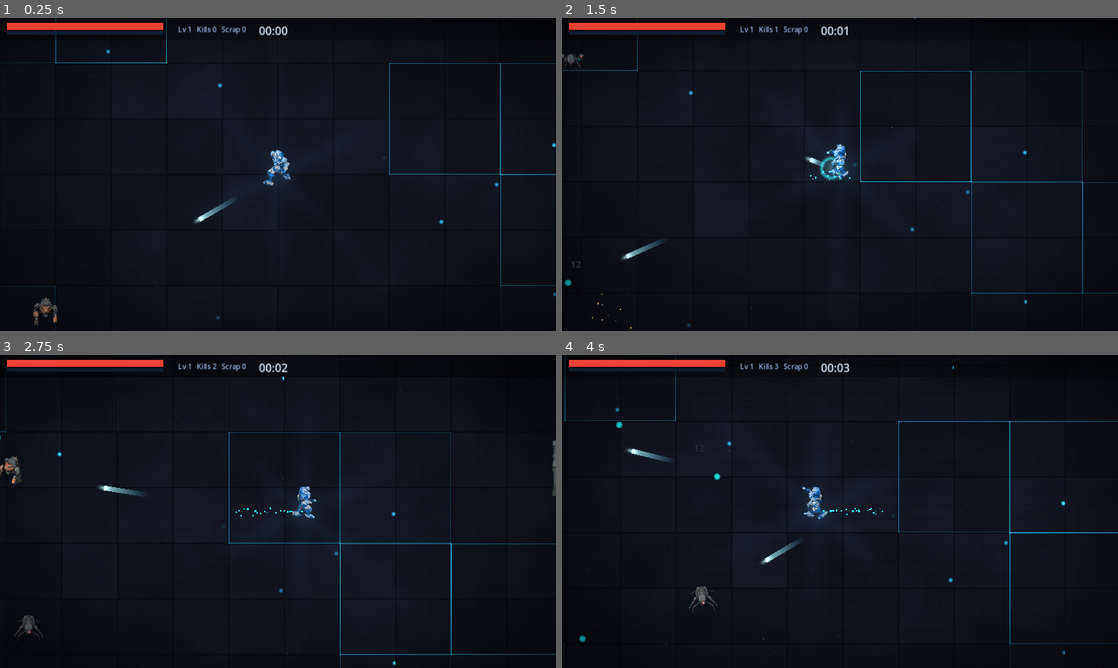
Above: before the commit, frames 1-4 (two rows, left to right).
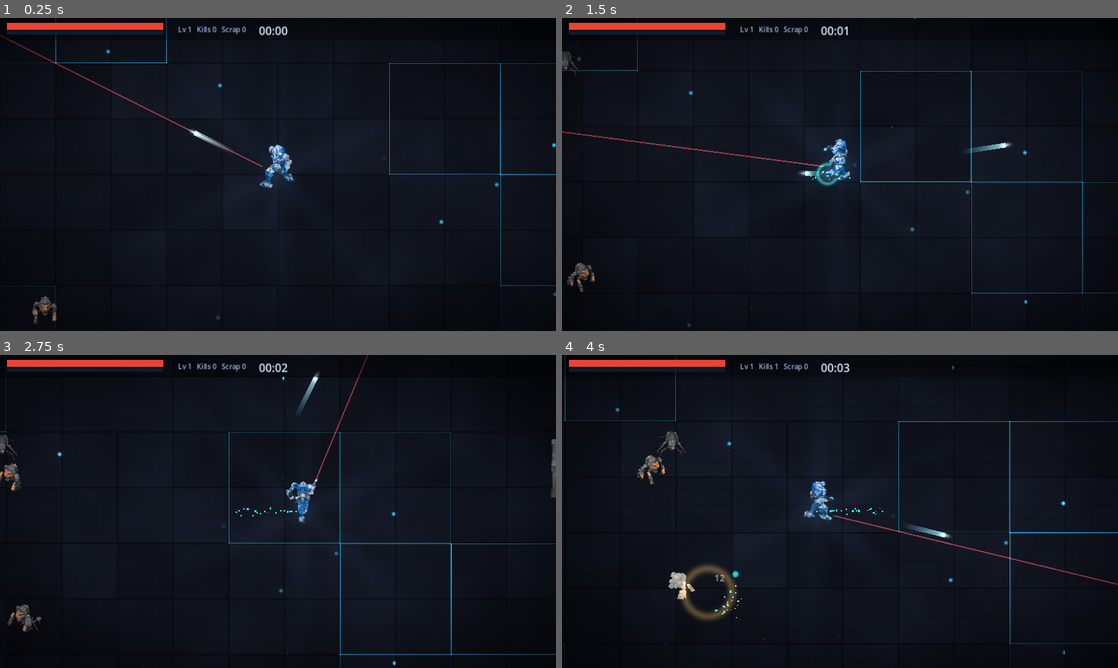
Above: after the commit, the same moments.

Repository: MalikChekour/mecha-forge-
Game: Godot game, scene res://scenes/Main.tscn
Two runs of this game, one before a commit and one after it. Both use one fixed random seed, a clock stepped at 60 frames per second and the inputs below.
Inputs (mouse positions are in pixels of both pictures, inside the frame that each line leads up to):
- Up to frame 1 (0.25 s): no input
- Up to frame 2 (1.5 s): move the mouse to (962, 158) at 0.52 s; hold Right (ui_right) 0.53-1.25 s; click (962, 158) at 0.67 s; drag from (728, 190) to (578, 58) at 1.27 s
- Up to frame 3 (2.75 s): move the mouse to (333, 442) at 2.02 s; hold Right (ui_right) from 2.03 s (still down); click (333, 442) at 2.17 s
- Up to frame 4 (4 s): release Right (ui_right) at 2.75 s; drag from (812, 574) to (589, 624) at 2.77 s; move the mouse to (1006, 558) at 3.52 s; hold Left (ui_left) from 3.53 s (still down); click (1006, 558) at 3.67 s

The runs differ from the first frame. In frame 1, 0.9% of the frame differs, in the area x 0-53%, y 5-99%; in frame 2, 1.4%; in frame 3, 1.3%; in frame 4, 2.4%, in the area x 3-100%, y 2-92%.

Commit message:
Council batch: manual aim+laser, enemy attacks/type, ranged fire, destructible cover
Delegated to GLM-5.2 + Qwen3-Coder, reviewed + integrated + headless-validated by me:
- Player.gd (GLM-5.2): MANUAL AIM (mouse + right touch-stick) with a red LASER SIGHT
  + dot; fires toward aim; bigger mecha (190px); added to group "player". Bot aims nearest.
- Enemy.gd (GLM-5.2): per-type behavior from def — rush (melee), ranged (kite to
  prefer_dist + shoot every attack_cd via game.spawn_enemy_bolt), dasher (wind-up +
  dash). Keeps steering/separation + deferred death.
- EnemyProjectile.gd (GLM-5.2): enemy bolt, hits player (mask 1) + blocked by cover (8).
- PropScatter.gd (Qwen3-Coder): props are now DESTRUCTIBLE COVER (StaticBody layer 8,
  group "cover", hp, hit-flash, drops scrap, wreck = heavy obstacle).
- Game hooks: spawn_enemy_bolt + spawn_scrap; player collision_mask=8 (cover blocks
  movement); Projectile masks 2|8 + body_entered destroys cover; EnemySpawner defs get
  behavior/attack per type + new "spitter" ranged enemy.
- vanguard2 4-dir sheets baked (idle/walk/attack/die) for the upcoming transform form.
Headless SMOKE PASS (enemies now damage the player -> hp<100), web verified (0 console err).

Co-Authored-By: Claude Fable 5 <noreply@anthropic.com>

Diff:
--- a/game/actors/Enemy.gd
+++ b/game/actors/Enemy.gd
@@ -10,6 +10,11 @@
 var rank: int = 0
 var alive: bool = true
 
+var behavior: String = "rush"
+var attack_dmg: float = 0.0
+var attack_cd: float = 1.0
+var prefer_dist: float = 340.0
+
 var _spr: Sprite2D
 var _mat: ShaderMaterial
 var _frames: int = 1
@@ -23,11 +28,24 @@
 var _speed_mult: float = 1.0
 var _wander_phase: float = 0.0
 
+# Attack internals
+var _atk_cd: float = 0.0
+var _phase: int = 0
+var _phase_timer: float = 0.0
+var _dash_dir: Vector2 = Vector2.ZERO
+var _strafe_dir: float = 1.0
+var _strafe_timer: float = 0.0
+
 # Tuning constants
 const _ACCEL: float = 700.0
 const _SEP_RADIUS: float = 50.0
 const _SEP_FORCE: float = 200.0
 const _WANDER_STR: float = 35.0
+
+# Dasher phases
+const _PH_DASH_WIND: int = 0
+const _PH_DASH_ACTIVE: int = 1
+const _PH_DASH_COOLDOWN: int = 2
 
 func setup(k: String, def: Dictionary, plr: Node2D, g: Node) -> void:
 	kind = k
@@ -38,10 +56,18 @@
 	contact_dmg = float(def.get("dmg", 8.0))
 	rank = int(def.get("rank", 0))
 
+	behavior = String(def.get("behavior", "rush"))
+	attack_dmg = float(def.get("attack_dmg", 0.0))
+	attack_cd = float(def.get("attack_cd", 1.0))
+	prefer_dist = float(def.get("prefer_dist", 340.0))
+
 	# Initialize per-enemy variety
 	_speed_mult = randf_range(0.85, 1.15)
 	_wander_phase = randf() * TAU
 	velocity = Vector2.ZERO
+
+	_atk_cd = attack_cd
+	_strafe_dir = 1.0 if randf() > 0.5 else -1.0
 
 	add_to_group("enemies")
 	collision_layer = 2
@@ -86,16 +112,81 @@
 	var desired_vel: Vector2 = Vector2.ZERO
 	var player_valid: bool = player != null and is_instance_valid(player) and GameState.alive
 
+	# General timers
+	_atk_cd -= delta
+	if _atk_cd < 0.0:
+		_atk_cd = 0.0
+
+	_contact_cd -= delta
+	if _contact_cd < 0.0:
+		_contact_cd = 0.0
+
 	if player_valid:
 		var to_player: Vector2 = player.global_position - global_position
 		var dist_sq: float = to_player.length_squared()
 		var dist: float = sqrt(dist_sq)
 
+		# 1. Base Seek Velocity
 		if dist > 1.0:
 			var dir: Vector2 = to_player / dist
 
-			# 1. Base Seek Velocity
-			desired_vel = dir * speed * _speed_mult
+			if behavior == "ranged":
+				var dist_margin: float = 40.0
+				if dist > prefer_dist + dist_margin:
+					desired_vel = dir * speed * _speed_mult
+				elif dist < prefer_dist - dist_margin:
+					desired_vel = -dir * speed * _speed_mult
+				else:
+					_strafe_timer -= delta
+					if _strafe_timer <= 0.0:
+						_strafe_dir *= -1.0
+						_strafe_timer = randf_range(1.0, 2.5)
+					var perp: Vector2 = Vector2(-dir.y, dir.x)
+					desired_vel = perp * _strafe_dir * speed * _speed_mult * 0.75
+
+			elif behavior == "dasher":
+				_phase_timer -= delta
+				if _phase == _PH_DASH_WIND:
+					# Nearly stopped, wind up
+					desired_vel = dir * speed * 0.1
+					_flash = 0.5
+					if _mat != null and _mat.shader != null:
+						_mat.set_shader_parameter("flash", 0.5)
+					if _phase_timer <= 0.0:
+						_phase = _PH_DASH_ACTIVE
+						_phase_timer = 0.45
+						_dash_dir = dir
+						_flash = 0.0
+						if _mat != null and _mat.shader != null:
+							_mat.set_shader_parameter("flash", 0.0)
+				elif _phase == _PH_DASH_ACTIVE:
+					# Fast dash
+					desired_vel = _dash_dir * speed * 2.6
+					if dist < 44.0 and _contact_cd <= 0.0:
+						_contact_cd = 0.5
+						if player.has_method("take_damage"):
+							player.take_damage(contact_dmg)
+
+					if _phase_timer <= 0.0:
+						_phase = _PH_DASH_COOLDOWN
+						_phase_timer = 1.2
+				elif _phase == _PH_DASH_COOLDOWN:
+					# Slow drift
+					desired_vel = dir * speed * 0.3
+					if _phase_timer <= 0.0:
+						_phase = _PH_DASH_WIND
+						_phase_timer = 0.5
+
+			else: # "rush"
+				desired_vel = dir * speed * _speed_mult
+				var time_sec: float = Time.get_ticks_msec() / 1000.0
+				var perp_rush: Vector2 = Vector2(-dir.y, dir.x)
+				desired_vel += perp_rush * sin(time_sec * 3.0 + _wander_phase) * _WANDER_STR
+
+				if dist < 44.0 and _contact_cd <= 0.0:
+					_contact_cd = 0.5
+					if player.has_method("take_damage"):
+						player.take_damage(contact_dmg)
 
 			# 2. Separation (Anti-stacking)
 			var separation: Vector2 = Vector2.ZERO
@@ -114,7 +205,6 @@
 				var to_other: Vector2 = global_position - e.global_position
 				var d2: float = to_other.length_squared()
 
-				# Avoid sqrt for cheap check; use squared ratio for weight
 				if d2 > 0.0 and d2 < sep_rad_sq:
 					var push: Vector2 = to_other.normalized()
 					var weight: float = 1.0 - (d2 / sep_rad_sq)
@@ -123,17 +213,12 @@
 			if separation != Vector2.ZERO:
 				desired_vel += separation * _SEP_FORCE
 
-			# 3. Wander (Sine offset)
-			var time_sec: float = Time.get_ticks_msec() / 1000.0
-			var perp: Vector2 = Vector2(-dir.y, dir.x)
-			desired_vel += perp * sin(time_sec * 3.0 + _wander_phase) * _WANDER_STR
-
-		# Contact Damage
-		_contact_cd -= delta
-		if dist < 44.0 and _contact_cd <= 0.0:
-			_contact_cd = 0.5
-			if player.has_method("take_damage"):
-				player.take_damage(contact_dmg)
+			# Ranged Attack Trigger
+			if behavior == "ranged" and _atk_cd <= 0.0 and dist < prefer_dist + 100.0:
+				_atk_cd = attack_cd
+				if game != null and game.has_method("spawn_enemy_bolt"):
+					game.spawn_enemy_bolt(global_position, dir, attack_dmg)
+
 	else:
 		# Friction if no target
 		desired_vel = Vector2.ZERO
@@ -151,7 +236,6 @@
 		var current_speed: float = velocity.length()
 		var max_speed: float = speed * _speed_mult
 		var speed_factor: float = (current_speed / max_speed) if max_speed > 0 else 0.0
-		# Keep minimum subtle movement for "alive" feel when idle
 		speed_factor = maxf(0.1, speed_factor)
 		_t += delta * _fps * speed_factor
 		_spr.frame = int(_t) % _frames
@@ -172,7 +256,7 @@
 	Events.hit_spark.emit(global_position, Palette.CYAN)
 	if hp <= 0.0:
 		alive = false
-		remove_from_group("enemies")     # synchronous — safe inside a signal
+		remove_from_group("enemies")
 		call_deferred("_die")
 
 func _die() -> void:
--- /dev/null
+++ b/game/actors/EnemyProjectile.gd
@@ -0,0 +1,72 @@
+class_name EnemyProjectile
+extends Area2D
+
+var _dir: Vector2 = Vector2.ZERO
+var _dmg: float = 0.0
+var _speed: float = 300.0
+var _life: float = 3.0
+
+var _trail: Line2D
+var _trail_points: Array[Vector2] = []
+
+func setup(pos: Vector2, dir: Vector2, dmg: float, speed: float = 300.0) -> void:
+	global_position = pos
+	_dir = dir.normalized()
+	_dmg = dmg
+	_speed = speed
+	rotation = _dir.angle()
+
+func _ready() -> void:
+	collision_layer = 0
+	collision_mask = 1 | 8 # player body (1) + cover (8) so cover blocks enemy fire
+	monitoring = true
+	monitorable = false
+
+	body_entered.connect(_on_body_entered)
+
+	# Visuals
+	var cs: CollisionShape2D = CollisionShape2D.new()
+	var c: CircleShape2D = CircleShape2D.new()
+	c.radius = 8.0
+	cs.shape = c
+	add_child(cs)
+
+	var spr: Sprite2D = Sprite2D.new()
+	spr.centered = true
+	spr.texture = Tex.glow(Color(1.0, 0.45, 0.2), 36)
+	spr.modulate = Color(2.0, 1.2, 0.5) # Additive feel via HDR modulate
+	add_child(spr)
+
+	var light: PointLight2D = PointLight2D.new()
+	light.color = Color(1.0, 0.45, 0.2)
+	light.energy = 1.5
+	light.texture_scale = 0.5
+	add_child(light)
+
+	# Trail
+	_trail = Line2D.new()
+	_trail.width = 4.0
+	_trail.default_color = Color(1.0, 0.45, 0.2, 0.8)
+	_trail.end_cap_mode = Line2D.LINE_CAP_ROUND
+	add_child(_trail)
+
+func _physics_process(delta: float) -> void:
+	global_position += _dir * _speed * delta
+
+	# Update trail
+	var local_pos: Vector2 = Vector2.ZERO
+	_trail_points.push_front(local_pos)
+	if _trail_points.size() > 8:
+		_trail_points.pop_back()
+	_trail.points = PackedVector2Array(_trail_points)
+
+	_life -= delta
+	if _life <= 0.0:
+		queue_free()
+
+func _on_body_entered(body: Node) -> void:
+	if body.is_in_group("player") and body.has_method("take_damage"):
+		body.take_damage(_dmg)
+		queue_free()
+	elif body.is_in_group("cover"):
+		queue_free()   # cover blocks enemy fire
--- a/game/actors/Player.gd
+++ b/game/actors/Player.gd
@@ -1,8 +1,8 @@
 extends CharacterBody2D
 class_name Player
 ## Top-down player: a DirectionalMecha (Meshy 4-dir sprites) driven by keyboard/
-## touch stick, auto-firing bolts at the nearest enemy. Weapons currently fire
-## from the mecha body (Phase 1); swappable overlay hardpoints come in Phase 2.
+## touch stick, auto-firing bolts toward a manual aim direction (mouse or right-
+## side touch stick). The laser sight shows where you're aiming.
 
 var game: Node
 var mecha: DirectionalMecha
@@ -16,22 +16,27 @@
 var bolt_pierce: int = 0
 var bot_active: bool = false
 var bot_move: Vector2 = Vector2.ZERO
+var aim_dir: Vector2 = Vector2.DOWN
 
 var _iframe: float = 0.0
 var _fire_t: float = 0.0
 var _stick_id: int = -1
 var _stick_origin: Vector2 = Vector2.ZERO
 var _stick_vec: Vector2 = Vector2.ZERO
-var _aim: Vector2 = Vector2.DOWN
+var _aim_stick_id: int = -1
+var _aim_stick_origin: Vector2 = Vector2.ZERO
 var _thruster: CPUParticles2D
+var _laser: Line2D
+var _laser_dot: Sprite2D
 
 func get_layer_ok() -> bool:
 	return mecha != null
 
 func _ready() -> void:
+	add_to_group("player")
 	mecha = DirectionalMecha.new()
 	mecha.chassis = String(SaveManager.data.get("equipped_chassis", "vanguard"))
-	mecha.display_height = 156.0
+	mecha.display_height = 190.0
 	add_child(mecha)
 	var cs: CollisionShape2D = CollisionShape2D.new()
 	var c: CircleShape2D = CircleShape2D.new(); c.radius = 26.0
@@ -58,8 +63,31 @@
 	_thruster.material = tm
 	add_child(_thruster)
 
+	_laser = Line2D.new()
+	_laser.width = 3.0
+	_laser.default_color = Color(1.0, 0.3, 0.3, 0.5)
+	var lm: CanvasItemMaterial = CanvasItemMaterial.new()
+	lm.blend_mode = CanvasItemMaterial.BLEND_MODE_ADD
+	_laser.material = lm
+	_laser.z_index = 3
+	_laser.add_point(Vector2.ZERO)
+	_laser.add_point(Vector2.ZERO)
+	add_child(_laser)
+
+	_laser_dot = Sprite2D.new()
+	_laser_dot.texture = Tex.glow(Color(1.0, 0.4, 0.4), 48)
+	var dm: CanvasItemMaterial = CanvasItemMaterial.new()
+	dm.blend_mode = CanvasItemMaterial.BLEND_MODE_ADD
+	_laser_dot.material = dm
+	_laser_dot.z_index = 3
+	add_child(_laser_dot)
+
 func _physics_process(delta: float) -> void:
-	if not GameState.alive:
+	var alive_now: bool = GameState.alive
+	if not alive_now:
+		_laser.visible = false
+		_laser_dot.visible = false
+		_thruster.emitting = false
 		return
 	_iframe = maxf(0.0, _iframe - delta)
 	var mv: Vector2 = _move_input()
@@ -69,8 +97,6 @@
 	global_position.y = clampf(global_position.y, arena.position.y, arena.end.y)
 
 	if mv.length() > 0.1:
-		_aim = mv
-		mecha.set_facing_from(mv)
 		_thruster.emitting = true
 		_thruster.direction = -mv
 		if mecha.current_anim() == "idle":
@@ -80,16 +106,36 @@
 		if mecha.current_anim() == "walk":
 			mecha.play("idle")
 
+	_update_aim()
+	mecha.set_facing_from(aim_dir)
+
+	_laser.set_point_position(0, aim_dir * 40.0)
+	_laser.set_point_position(1, aim_dir * 900.0)
+	_laser_dot.position = aim_dir * 900.0
+	_laser.visible = true
+	_laser_dot.visible = true
+
 	_fire_t -= delta
 	if _fire_t <= 0.0:
 		var target: Node2D = _nearest_enemy()
 		if target != null:
 			_fire_t = fire_interval
-			var dir: Vector2 = (target.global_position - global_position).normalized()
-			_aim = dir
-			mecha.set_facing_from(dir)
 			if game != null and game.has_method("spawn_bolt"):
-				game.spawn_bolt(global_position + dir * 40.0, dir, damage)
+				game.spawn_bolt(global_position + aim_dir * 46.0, aim_dir, damage)
+
+func _update_aim() -> void:
+	if bot_active:
+		var t: Node2D = _nearest_enemy()
+		if t != null:
+			aim_dir = (t.global_position - global_position).normalized()
+		else:
+			aim_dir = Vector2.DOWN
+		return
+	if _aim_stick_id != -1:
+		return
+	aim_dir = (get_global_mouse_position() - global_position).normalized()
+	if aim_dir == Vector2.ZERO:
+		aim_dir = Vector2.DOWN
 
 func _move_input() -> Vector2:
 	if bot_active:
@@ -108,15 +154,26 @@
 
 func _unhandled_input(e: InputEvent) -> void:
 	if e is InputEventScreenTouch:
-		if e.pressed and e.position.x < get_viewport_rect().size.x * 0.55:
+		if e.pressed and _stick_id == -1 and e.position.x < get_viewport_rect().size.x * 0.55:
 			_stick_id = e.index
 			_stick_origin = e.position
 			_stick_vec = Vector2.ZERO
-		elif not e.pressed and e.index == _stick_id:
-			_stick_id = -1
-			_stick_vec = Vector2.ZERO
-	elif e is InputEventScreenDrag and e.index == _stick_id:
-		_stick_vec = (e.position - _stick_origin).limit_length(80.0) / 80.0
+		elif e.pressed and _aim_stick_id == -1 and e.position.x >= get_viewport_rect().size.x * 0.55:
+			_aim_stick_id = e.index
+			_aim_stick_origin = e.position
+		elif not e.pressed:
+			if e.index == _stick_id:
+				_stick_id = -1
+				_stick_vec = Vector2.ZERO
+			if e.index == _aim_stick_id:
+				_aim_stick_id = -1
+	elif e is InputEventScreenDrag:
+		if e.index == _stick_id:
+			_stick_vec = (e.position - _stick_origin).limit_length(80.0) / 80.0
+		elif e.index == _aim_stick_id:
+			var d: Vector2 = e.position - _aim_stick_origin
+			if d.length() > 10.0:
+				aim_dir = d.normalized()
 
 func _nearest_enemy() -> Node2D:
 	var best: Node2D = null
--- a/game/actors/Projectile.gd
+++ b/game/actors/Projectile.gd
@@ -23,7 +23,7 @@
 	life = 2.0
 	rotation = dir.angle()
 	collision_layer = 0
-	collision_mask = 2
+	collision_mask = 2 | 8   # enemies (2, areas) + cover (8, static bodies)
 	monitoring = true
 	monitorable = false
 	if not _built:
@@ -56,6 +56,7 @@
 		_trail.material = tm
 		add_child(_trail)
 		area_entered.connect(_on_hit)
+		body_entered.connect(_on_body)
 	_trail.clear_points()
 
 func _physics_process(delta: float) -> void:
@@ -81,6 +82,14 @@
 		else:
 			pierce -= 1
 
+func _on_body(body: Node) -> void:
+	if not alive:
+		return
+	if body.is_in_group("cover") and body.has_method("take_damage"):
+		body.take_damage(damage)
+		Events.hit_spark.emit(global_position, Palette.ACCENT)
+		_recycle()   # cover blocks the shot (destructible)
+
 func _recycle() -> void:
 	alive = false
 	queue_free()
--- a/game/actors/PropScatter.gd
+++ b/game/actors/PropScatter.gd
@@ -1,7 +1,7 @@
 extends Node2D
 class_name PropScatter
-## Scatters the baked decor sprites (crate/barrier/wreck) across the arena with
-## soft blob shadows, flip + scale + tint variety. Static; drawn under the actors.
+
+var game: Node
 
 func populate(count: int = 34) -> void:
 	var kinds: Array[String] = ["crate", "barrier", "wreck"]
@@ -12,22 +12,75 @@
 		_place(kinds[randi() % kinds.size()], pos)
 
 func _place(kind: String, pos: Vector2) -> void:
-	var tex: Texture2D = Tex.get_tex("res://assets/decor/%s.png" % kind, Palette.STEEL_DK, 128)
-	var th: float = maxf(1.0, float(tex.get_height()))
-	var sc: float = randf_range(0.75, 1.25) * (140.0 / th)
-	var span: float = th * sc
+	var prop: Prop = Prop.new()
+	prop.game = game
+	prop.kind = kind
+	prop.position = pos
+	add_child(prop)
 
-	var shadow: Sprite2D = Sprite2D.new()
-	shadow.texture = Tex.glow(Color(0, 0, 0, 1), 64)
-	shadow.modulate = Color(0, 0, 0, 0.5)
-	shadow.position = pos + Vector2(0.0, span * 0.30)
-	shadow.scale = Vector2(span / 64.0 * 1.15, span / 64.0 * 0.45)
-	add_child(shadow)
+class Prop extends StaticBody2D:
+	var game: Node
+	var kind: String
+	var hp: float
+	var sprite: Sprite2D
+	var shadow: Sprite2D
 
-	var s: Sprite2D = Sprite2D.new()
-	s.texture = tex
-	s.position = pos
-	s.scale = Vector2.ONE * sc
-	s.flip_h = randf() < 0.5
-	s.modulate = Color(1, 1, 1).lerp(Palette.STEEL, 0.12)
-	add_child(s)
+	func _ready() -> void:
+		match kind:
+			"crate":
+				hp = 30.0
+			"barrier":
+				hp = 50.0
+			"wreck":
+				hp = 500.0
+			_:
+				hp = 30.0
+
+		var tex: Texture2D = Tex.get_tex("res://assets/decor/%s.png" % kind, Palette.STEEL_DK, 128)
+		var th: float = maxf(1.0, float(tex.get_height()))
+		var sc: float = randf_range(0.75, 1.25) * (140.0 / th)
+		var span: float = th * sc
+
+		shadow = Sprite2D.new()
+		shadow.texture = Tex.glow(Color(0, 0, 0, 1), 64)
+		shadow.modulate = Color(0, 0, 0, 0.5)
+		shadow.position = Vector2(0.0, span * 0.30)
+		shadow.scale = Vector2(span / 64.0 * 1.15, span / 64.0 * 0.45)
+		add_child(shadow)
+
+		sprite = Sprite2D.new()
+		sprite.texture = tex
+		sprite.scale = Vector2.ONE * sc
+		sprite.flip_h = randf() < 0.5
+		sprite.modulate = Color(1, 1, 1).lerp(Palette.STEEL, 0.12)
+		add_child(sprite)
+
+		var shape: Shape2D
+		if kind == "crate":
+			shape = RectangleShape2D.new()
+			(shape as RectangleShape2D).size = Vector2(span, span)
+		else:
+			shape = CircleShape2D.new()
+			(shape as CircleShape2D).radius = span * 0.5
+
+		var collision := CollisionShape2D.new()
+		collision.shape = shape
+		add_child(collision)
+
+		add_to_group("cover")
+		collision_layer = 8
+		collision_mask = 0
+
+	func take_damage(amount: float) -> void:
+		hp -= amount
+		if hp <= 0:
+			if game != null:
+				if game.has_method("death_fx"):
+					game.death_fx(global_position, 0)
+				if game.has_method("spawn_scrap"):
+					game.spawn_scrap(global_position, 2 + randi() % 3)
+			call_deferred("queue_free")
+		else:
+			var tween := create_tween()
+			tween.tween_property(sprite, "modulate", Color.WHITE, 0.05)
+			tween.tween_property(sprite, "modulate", Color(1, 1, 1).lerp(Palette.STEEL, 0.12), 0.15)
--- a/game/scenes/Game.gd
+++ b/game/scenes/Game.gd
@@ -48,6 +48,7 @@
 	player.game = self
 	player.bot_active = _bot
 	add_child(player)
+	player.collision_mask = 8   # collide with cover props (StaticBody layer 8)
 
 	cam = Camera2D.new()
 	cam.position_smoothing_enabled = true
@@ -91,6 +92,16 @@
 	var g: Pickup = Pickup.new()
 	pickup_layer.add_child(g)
 	g.setup(pos, "xp", val, player)
+
+func spawn_scrap(pos: Vector2, amount: int) -> void:
+	var g: Pickup = Pickup.new()
+	pickup_layer.add_child(g)
+	g.setup(pos, "scrap", amount, player)
+
+func spawn_enemy_bolt(pos: Vector2, dir: Vector2, dmg: float) -> void:
+	var b: EnemyProjectile = EnemyProjectile.new()
+	projectile_layer.add_child(b)
+	b.setup(pos, dir, dmg)
 
 # ---- FX ----
 func _muzzle_flash(pos: Vector2, dir: Vector2) -> void:
@@ -217,6 +228,7 @@
 	fr.material = _floor_mat
 	floor_cl.add_child(fr)
 	var props: PropScatter = PropScatter.new()
+	props.game = self
 	add_child(props)
 	props.populate(46)
 	var vig_cl: CanvasLayer = CanvasLayer.new()
--- a/game/systems/EnemySpawner.gd
+++ b/game/systems/EnemySpawner.gd
@@ -10,10 +10,17 @@
 var _spawn_t: float = 0.0
 
 const DEFS: Dictionary = {
-	"crawler": {"hp": 18.0, "speed": 96.0, "dmg": 7.0, "radius": 22.0, "size": 92.0, "motion": "scuttle", "rank": 0, "w": 4},
-	"drone":   {"hp": 12.0, "speed": 132.0, "dmg": 6.0, "radius": 18.0, "size": 78.0, "motion": "hover", "rank": 0, "w": 3},
-	"rusher":  {"hp": 16.0, "speed": 172.0, "dmg": 9.0, "radius": 18.0, "size": 80.0, "motion": "spin", "rank": 0, "w": 3},
-	"brute":   {"hp": 64.0, "speed": 70.0, "dmg": 14.0, "radius": 30.0, "size": 124.0, "motion": "walk", "rank": 1, "w": 1},
+	# behavior: rush (melee) | ranged (kite + shoot) | dasher (wind-up + dash)
+	"crawler": {"hp": 18.0, "speed": 96.0, "dmg": 7.0, "radius": 22.0, "size": 92.0, "motion": "scuttle", "rank": 0, "w": 4,
+		"behavior": "rush"},
+	"drone":   {"hp": 12.0, "speed": 134.0, "dmg": 3.0, "radius": 18.0, "size": 78.0, "motion": "hover", "rank": 0, "w": 3,
+		"behavior": "ranged", "attack_dmg": 5.0, "attack_cd": 1.7, "prefer_dist": 300.0},
+	"rusher":  {"hp": 16.0, "speed": 170.0, "dmg": 6.0, "radius": 18.0, "size": 80.0, "motion": "spin", "rank": 0, "w": 3,
+		"behavior": "dasher", "attack_dmg": 18.0},
+	"spitter": {"hp": 26.0, "speed": 80.0, "dmg": 3.0, "radius": 22.0, "size": 104.0, "motion": "idle", "rank": 0, "w": 2,
+		"behavior": "ranged", "attack_dmg": 8.0, "attack_cd": 2.0, "prefer_dist": 360.0},
+	"brute":   {"hp": 64.0, "speed": 70.0, "dmg": 14.0, "radius": 30.0, "size": 124.0, "motion": "walk", "rank": 1, "w": 1,
+		"behavior": "rush"},
 }
 
 func _process(delta: float) -> void:
Not shown, added: game/assets/mecha/_animframe.png.import
Binary file added: game/assets/mecha/vanguard2_attack_back.png
Not shown, added: game/assets/mecha/vanguard2_attack_back.png.import
Binary file added: game/assets/mecha/vanguard2_attack_front.png
Not shown, added: game/assets/mecha/vanguard2_attack_front.png.import
Binary file added: game/assets/mecha/vanguard2_attack_left.png
Not shown, added: game/assets/mecha/vanguard2_attack_left.png.import
Binary file added: game/assets/mecha/vanguard2_attack_right.png
Not shown, added: game/assets/mecha/vanguard2_attack_right.png.import
Binary file added: game/assets/mecha/vanguard2_die_back.png
Not shown, added: game/assets/mecha/vanguard2_die_back.png.import
Binary file added: game/assets/mecha/vanguard2_die_front.png
(and 21 more such lines)
